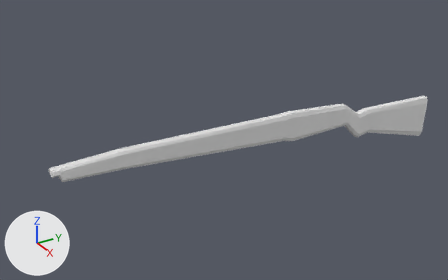
A saved change to the Blender file Models/M1Garand.blend.
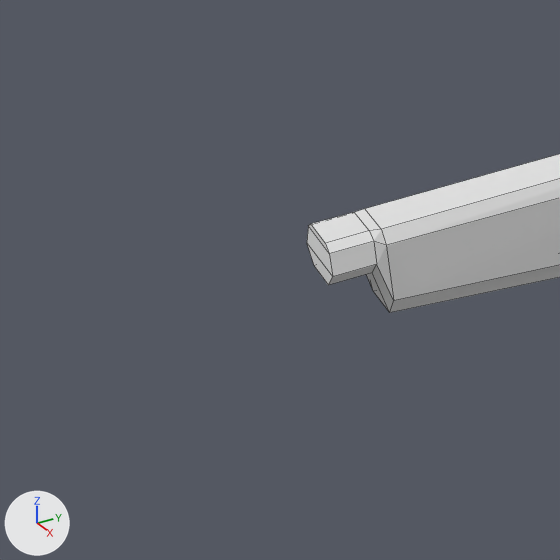
Each version appears first whole from a 50 mm lens placed at (5.47, -3.79, 3.78), pointed at (0.07, -0.47, 0.73), and next in a close-up on the part from 0% to 20% of the width and 47% to 79% of the height. The lights are fixed; the arrows at lower left show +X, +Y and +Z. The older version's two pictures come first. The close-ups show mesh edges as thin lines.

Before the edit, the objects in view are built like this:
```python
me_cube_001 = bpy.data.meshes.new('Cube.001')
me_cube_001.from_pydata(...)  # 88 vertices, 86 faces; spans x 0.34..1.16, y -3.57..1.03, z -1.19..2.04
ob_cube = bpy.data.objects.new('Cube', me_cube_001)
ob_cube.location = (0.449, 1.368, 0.493)
ob_cube.rotation_euler = (-0.0181, 0.0, 0.0)  # degrees (-1, 0, 0)
ob_cube.scale = (-0.16, 1.09, 0.251)
```
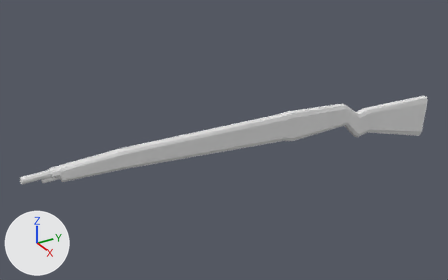
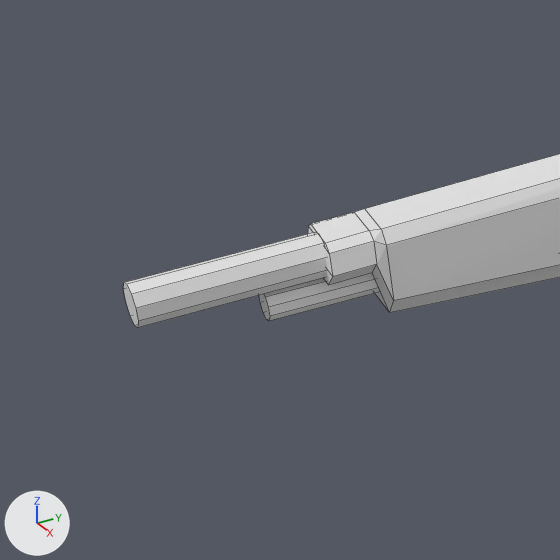
What changed in the scene script:
```text
Change me_cube_001:
    used by ob_cube; location = (0.449, 1.368, 0.493); rotation_euler = (-0.0181, 0.0, 0.0), in degrees (-1, 0, 0); scale = (-0.16, 1.09, 0.251)
    remove me_cube_001.from_pydata(...)  # 88 vertices, 86 faces; spans x 0.34..1.16, y -3.57..1.03, z -1.19..2.04
    add me_cube_001.from_pydata(...)  # 128 vertices, 110 faces; spans x 0.34..1.16, y -3.82..1.03, z -1.19..2.04
    me_cube_001 part 1: a new loose piece of 20 vertices spanning x 0.55..0.96, y -3.82..-3.56, z 1.6..1.91
    me_cube_001 part 2: a new loose piece of 20 vertices spanning x 0.61..0.9, y -3.65..-3.49, z 1.44..1.64
```

Pixel boxes (x1, y1, x2, y2) of what changed, in the close-ups (560 x 560 px):
'Cube', reshaped: before (307, 154, 560, 313); after (123, 154, 560, 328)
part 1 of me_cube_001, added: after (123, 232, 327, 328)
part 2 of me_cube_001, added: after (259, 273, 379, 321)
